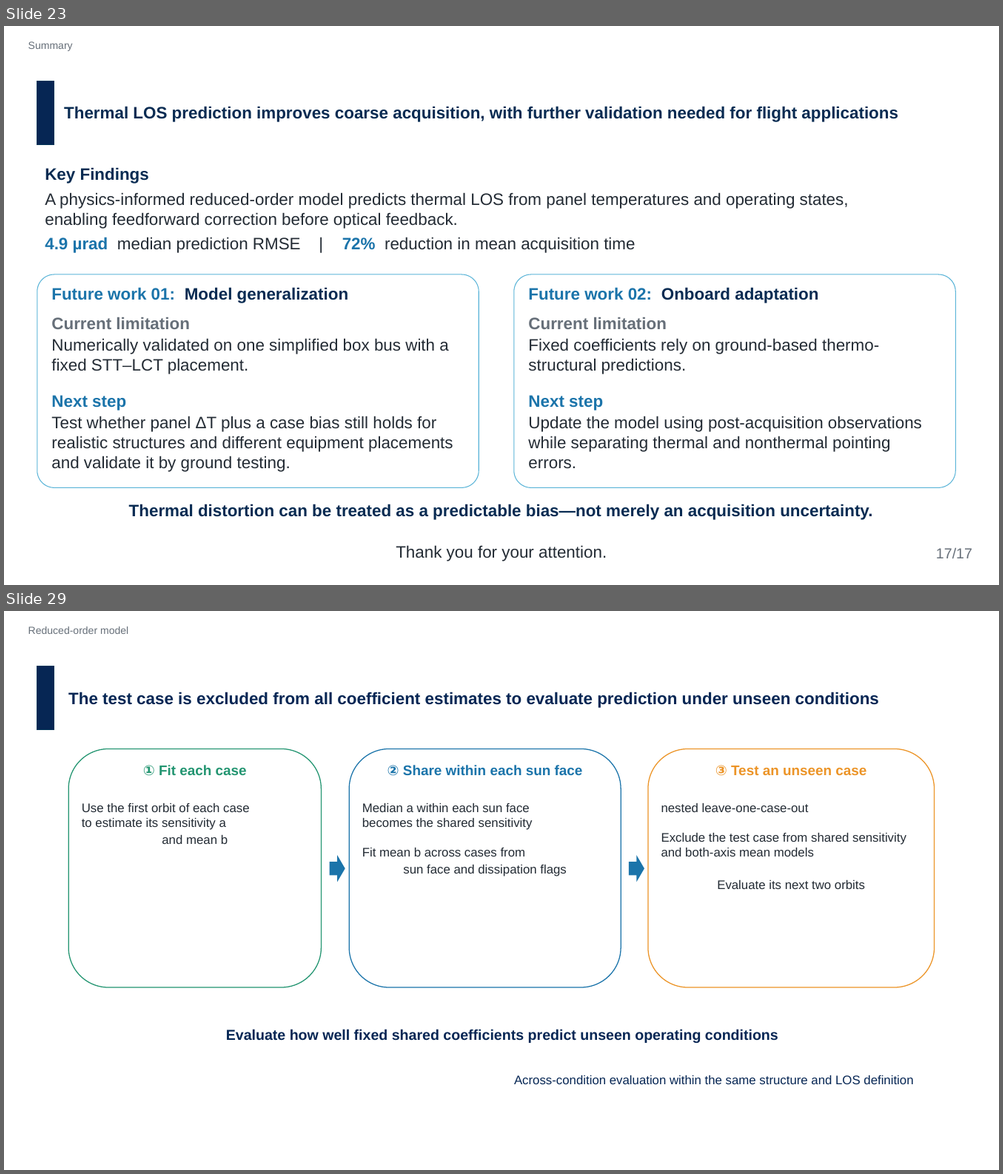
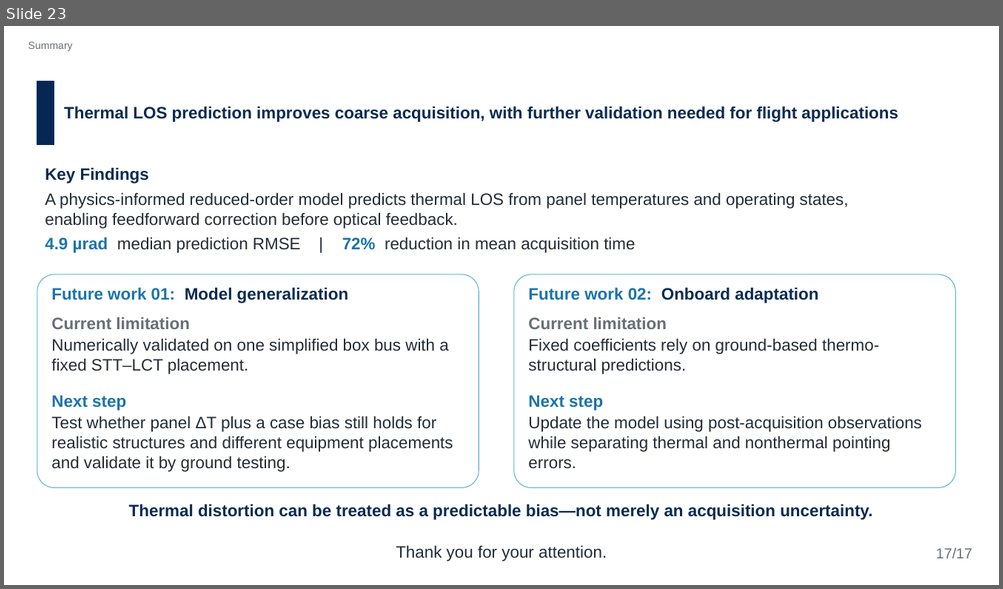
Before and after one commit to Hideki-1029/thermal-deformation-optcomm, a slide deck: papers/ICSO/slides/en_ICSO2026_slides_takamoto.pptx. Shown one above the other, each under a label of ours: slides 23 and 29 before the commit, slide 23 after it; the slides between them are not shown. The pictures are 1003x1174 and 1003x589 pixels, drawn with LibreOffice and Linux fonts; fonts in the diff are those of the drawing; background and template pictures are left out. Boxes give left, top, right and bottom in pixels: in the first picture for what was removed or moved away, otherwise in the second. Text is boxed around its words. In the diff, an @@ line names an element or a change of style, - is before the commit and + after.

```diff
--- a/papers/ICSO/slides/en_ICSO2026_slides_takamoto.pptx
+++ b/papers/ICSO/slides/en_ICSO2026_slides_takamoto.pptx
@@ slide 29 removed at (4, 611, 999, 1170), background picture (left out); not listed: 1 template element that a slide beside it also shows @@
@@ text removed at (28, 627, 128, 634) @@
-Reduced-order model
@@ text removed at (68, 692, 879, 708) @@
-The test case is excluded from all coefficient estimates to evaluate prediction under unseen conditions
@@ rounded rectangle removed at (68, 749, 321, 988) @@
@@ text removed at (143, 765, 247, 776) @@
-① Fit each case
@@ rounded rectangle removed at (349, 749, 620, 988) @@
@@ text removed at (387, 765, 583, 776) @@
-② Share within each sun face
@@ rounded rectangle removed at (648, 749, 934, 988) @@
@@ text removed at (715, 765, 866, 776) @@
-③ Test an unseen case
@@ text removed at (82, 803, 249, 844) @@
-Use the first orbit of each case
-to estimate its sensitivity a
-and mean b
@@ text removed at (362, 803, 566, 877) @@
-Median a within each sun face
-becomes the shared sensitivity
-Fit mean b across cases from
-sun face and dissipation flags
@@ text removed at (661, 803, 906, 889) @@
-nested leave-one-case-out
-Exclude the test case from shared sensitivity
-and both-axis mean models
-Evaluate its next two orbits
@@ right arrow removed at (330, 855, 345, 882) @@
@@ right arrow removed at (629, 855, 644, 882) @@
@@ text removed at (226, 1029, 778, 1043) @@
-Evaluate how well fixed shared coefficients predict unseen operating conditions
@@ text removed at (514, 1075, 913, 1085) @@
-Across-condition evaluation within the same structure and LOS definition
```
Also in this commit, not shown: 4 slides changed, 23 other slides removed, 2 other files.
